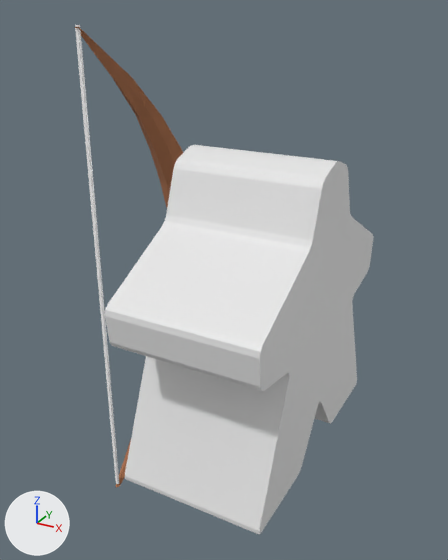
One commit to the FBX model Assets/Art/Meshes/Little Dudes/Meeple_Archer.fbx: the scene before it, then after it.
One viewpoint serves both versions: a 50 mm camera at (1.203, -1.687, 1.402) aimed at (0.272, 0.005, 0.556). The lights are fixed; the arrows at lower left show +X, +Y and +Z. Where no turn or scale is listed for an object, it has been applied to the vertices.

Objects in the first picture: 'BowString_Bottom', 'BowString_Top', 'Meeple'.
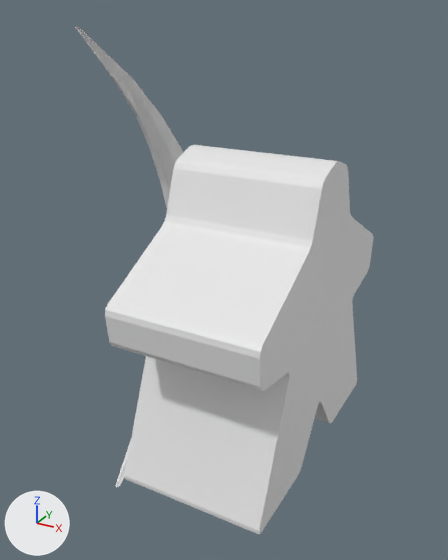
The newer file is also turned or shifted as a whole; pictures and numbers use the older file's frame.

The edits, one by one:
me_cube is used by ob_meeple; location (0.0, 0.0, 0.0).
me_cube had 218 vertices, 290 faces and spanned x -0.11..0.64, y -0.48..0.48, z -0.25..1.35.
me_cube no longer uses material mat_gray (grey #979797).
me_cube now has 218 vertices, 338 faces and spans x -0.11..0.64, y -0.48..0.48, z -0.25..1.35.
me_cube part 1: 176 faces spanning x -0.11..0.04, y -0.28..0.31, z -0.25..1.35 switch from mat_wood (brown #aa704c) to mat_meeple (white #e7e7e7).
Object 'BowString_Top' (ob_bowstring_top) is deleted.
Object 'BowString_Bottom' (ob_bowstring_bottom) is deleted.

Location of each change, [x1, y1, x2, y2] in pixels of the pictures (448 x 560 px):
'BowString_Top', deleted
    before: [75, 25, 103, 291]
'BowString_Bottom', deleted
    before: [99, 290, 119, 484]
part 1 of me_cube, recoloured (brown to grey)
    both: [75, 27, 183, 488]
